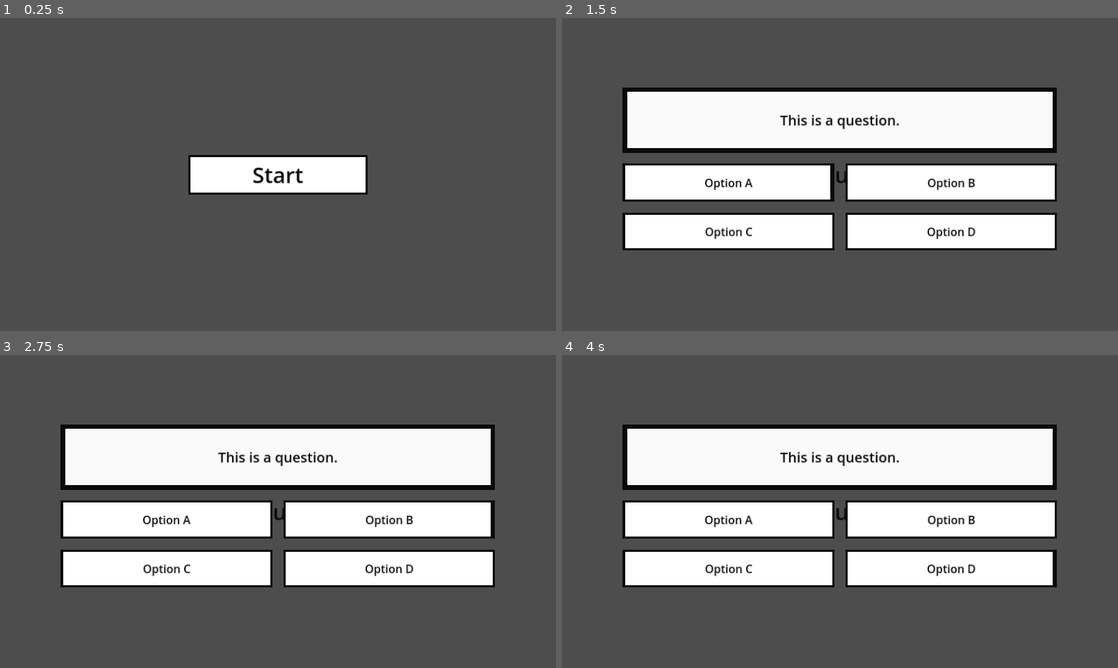
Above: before the commit, frames 1-4 (two rows, left to right).
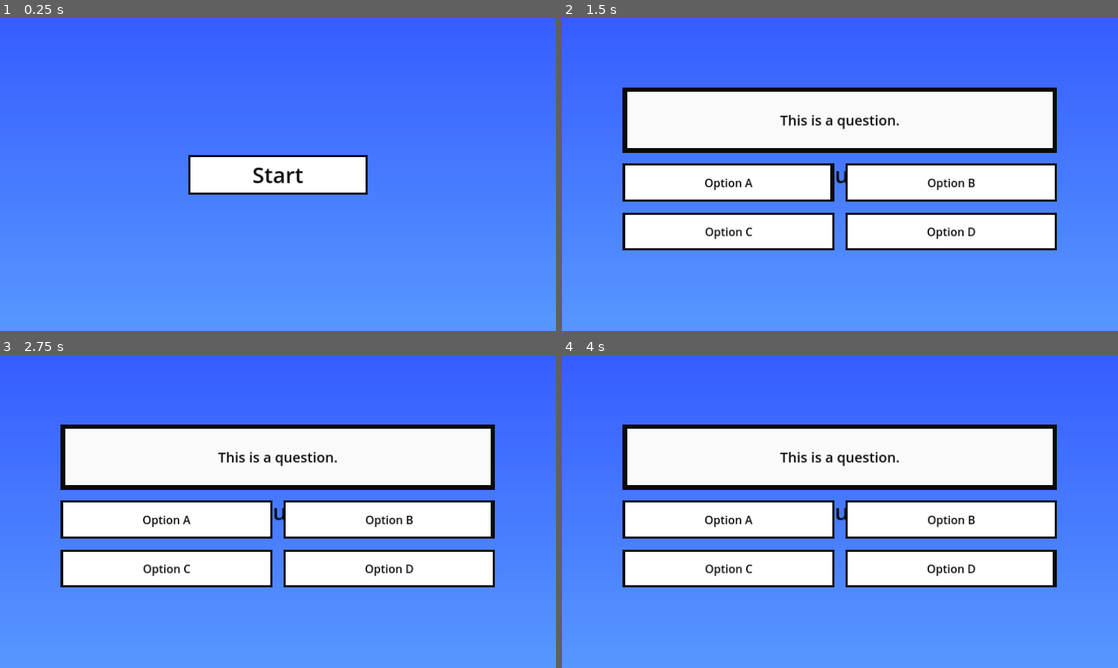
Above: after the commit, the same moments.

Repository: Skyvastern/godot-http-request-tutorial
Game: Godot game, scene res://main/main.tscn
The game is run twice, just before and just after one commit, with the same random seed, the same clock (stepped at 60 frames per second) and the same inputs.
Inputs:
- Up to frame 1 (0.25 s): no input
- Up to frame 2 (1.5 s): click "Start" at 0.5 s; click "Option A" at 1.25 s
- Up to frame 3 (2.75 s): click "Option B" at 2 s
- Up to frame 4 (4 s): click "Option C" at 2.75 s; click "Option D" at 3.5 s

The runs differ from the first frame. In frame 1, 96% of the frame differs, in the area x 0-100%, y 0-100%; in frame 2, 65%; in frame 3, 65%; in frame 4, 65%.
Error in both runs: Invalid type in function 'parse_response' in base 'Control (get_questions_ui.gd)'. Cannot convert argument 1 from Nil to Dictionary. (res://main/quiz/get_quest…

Commit message:
Add background

Diff:
--- a/main/main.tscn
+++ b/main/main.tscn
@@ -1,9 +1,25 @@
-[gd_scene load_steps=3 format=3 uid="uid://bs4kndfgqojdw"]
+[gd_scene load_steps=5 format=3 uid="uid://bs4kndfgqojdw"]
 
 [ext_resource type="Script" path="res://main/main.gd" id="1_r7ing"]
 [ext_resource type="PackedScene" uid="uid://d1fkn24abso5e" path="res://main/main_menu/main_menu.tscn" id="2_1j2yu"]
 
+[sub_resource type="Gradient" id="Gradient_gle8i"]
+colors = PackedColorArray(0.21431, 0.368508, 1, 1, 0.342171, 0.591289, 1, 1)
+
+[sub_resource type="GradientTexture2D" id="GradientTexture2D_6wjxq"]
+gradient = SubResource("Gradient_gle8i")
+fill_from = Vector2(0.5, 0)
+fill_to = Vector2(0.5, 1)
+
 [node name="Main" type="Node"]
 script = ExtResource("1_r7ing")
 
+[node name="BG" type="TextureRect" parent="."]
+anchors_preset = 15
+anchor_right = 1.0
+anchor_bottom = 1.0
+grow_horizontal = 2
+grow_vertical = 2
+texture = SubResource("GradientTexture2D_6wjxq")
+
 [node name="MainMenu" parent="." instance=ExtResource("2_1j2yu")]
